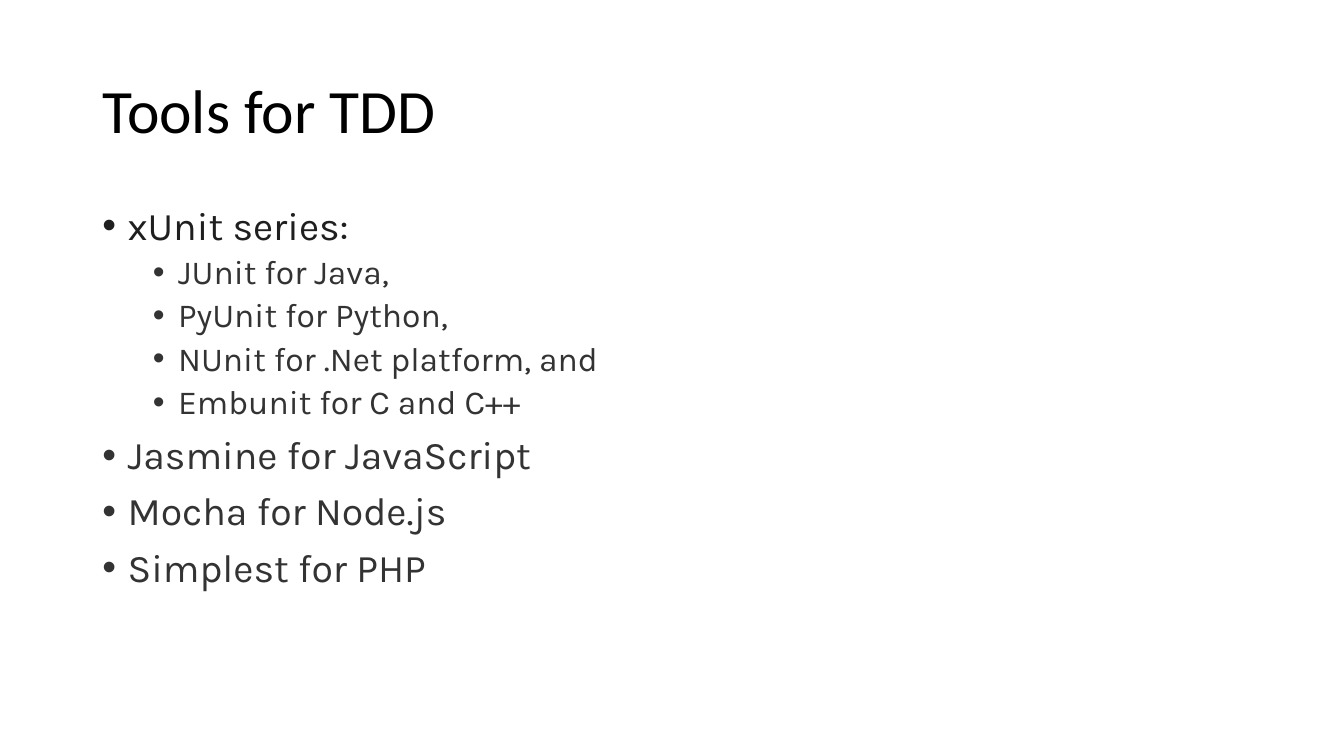
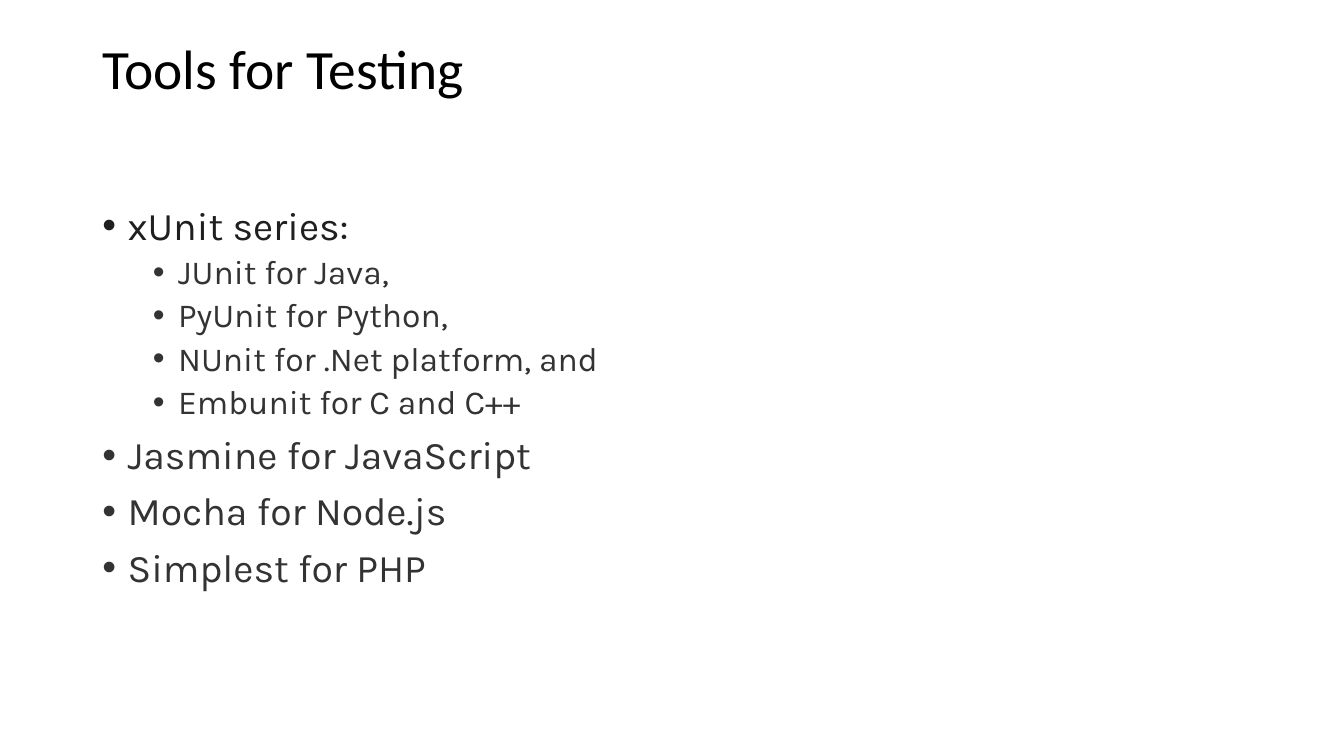
Before and after one commit to johnxu21/johnxu21.github.io, a slide deck: slide 38 of teaching/CS472/Timetable/Testing-2033-fall.pptx (slide 35 before the commit). Drawn at 1344x756 pixels with LibreOffice and Linux fonts; fonts in the diff are those of the drawing. Boxes give left, top, right and bottom in pixels: in the first picture for what was removed or moved away, otherwise in the second. Text is boxed around its words. In the diff, an @@ line names an element or a change of style, - is before the commit and + after.

```diff
--- a/teaching/CS472/Timetable/Testing-2033-fall.pptx
+++ b/teaching/CS472/Timetable/Testing-2033-fall.pptx
@@ title at (102, 50, 464, 99): text changed; size 44 to 39.6 pt @@
-Tools for TDD
+Tools for Testing
```
Also in this commit, not shown: 10 other slides changed, 1 slide added, 1 slide removed, 3 other files.
